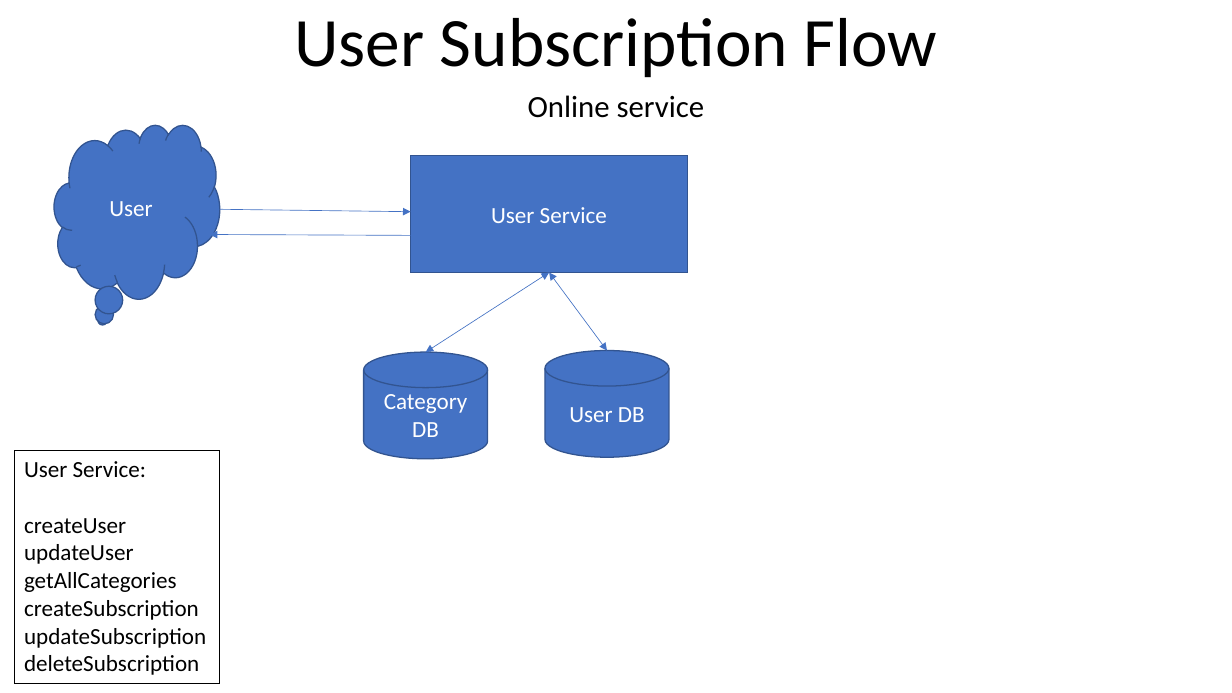
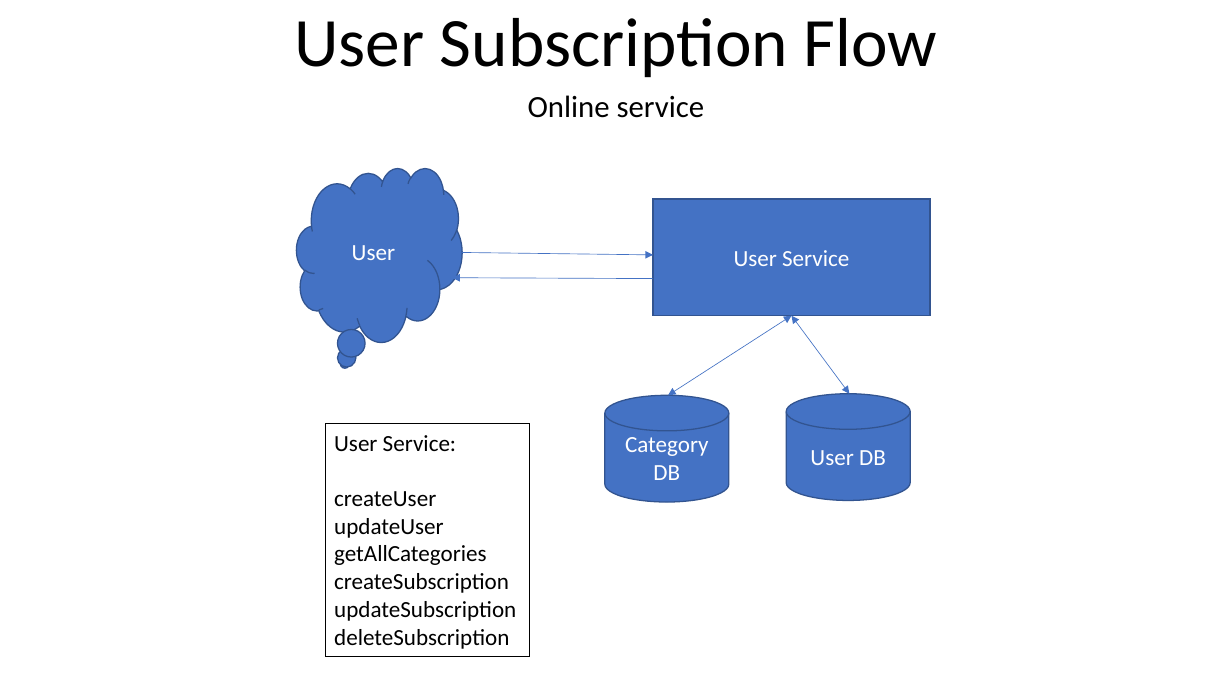
Before and after one commit to youhusky/price-monitoring-system, a slide deck: slide 6 of PriceMoinitoringDesign.pptx. Drawn at 1232x693 pixels with LibreOffice and Linux fonts; fonts in the diff are those of the drawing. Boxes give left, top, right and bottom in pixels: in the first picture for what was removed or moved away, otherwise in the second. Text is boxed around its words. In the diff, an @@ line names an element or a change of style, - is before the commit and + after.

```diff
--- a/PriceMoinitoringDesign.pptx
+++ b/PriceMoinitoringDesign.pptx
@@ rectangle "User Service": place and size @@
-rectangle "User Service" at [410,156,688,273]
+rectangle "User Service" at [653,199,931,315]
@@ arrow moved from (220, 210) - (410, 212) to (462, 252) - (653, 255) @@
@@ 2 cylinders, 1 thought cloud, 1 double arrow, 1 arrow: place and size @@
-2 cylinders, 1 thought cloud, 1 double arrow, 1 arrow at [55,125,669,458]
+2 cylinders, 1 thought cloud, 1 double arrow, 1 arrow at [297,168,910,502]
@@ double arrow moved from (549, 273) - (607, 350) to (792, 316) - (849, 394) @@
@@ rectangle "User Service:": place and size @@
-rectangle "User Service:" at [15,450,220,683]
+rectangle "User Service:" at [325,423,531,656]
```
Also in this commit, not shown: 5 other slides changed, 8 other files.
